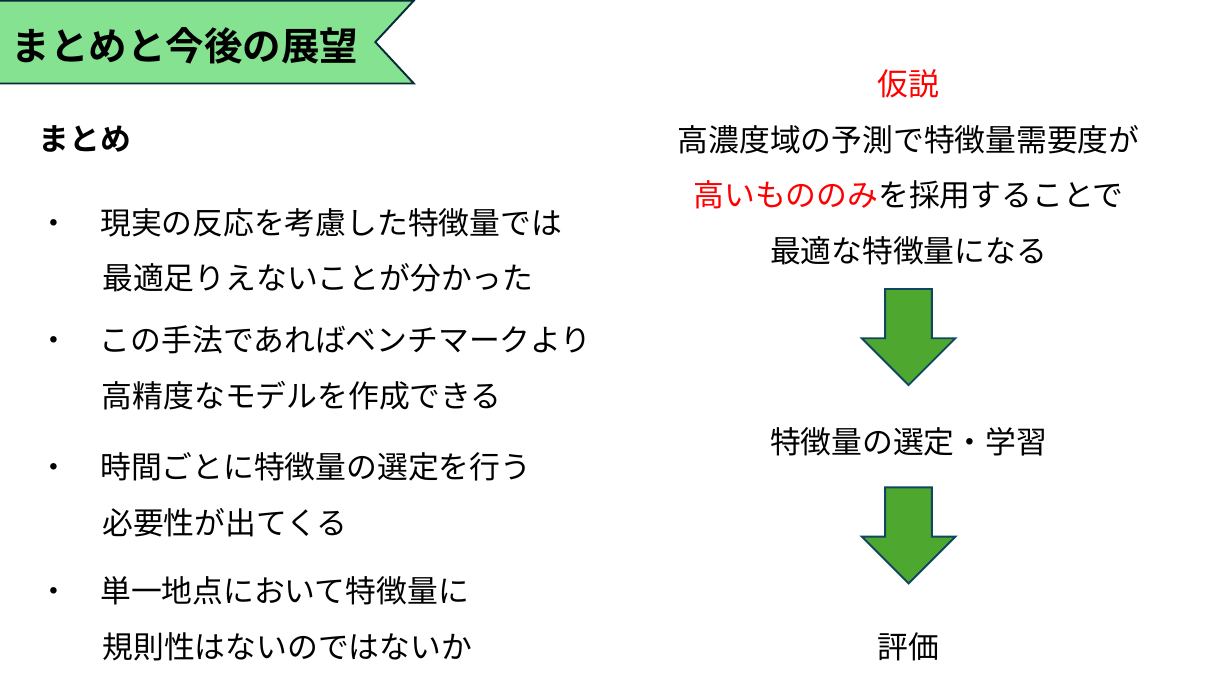
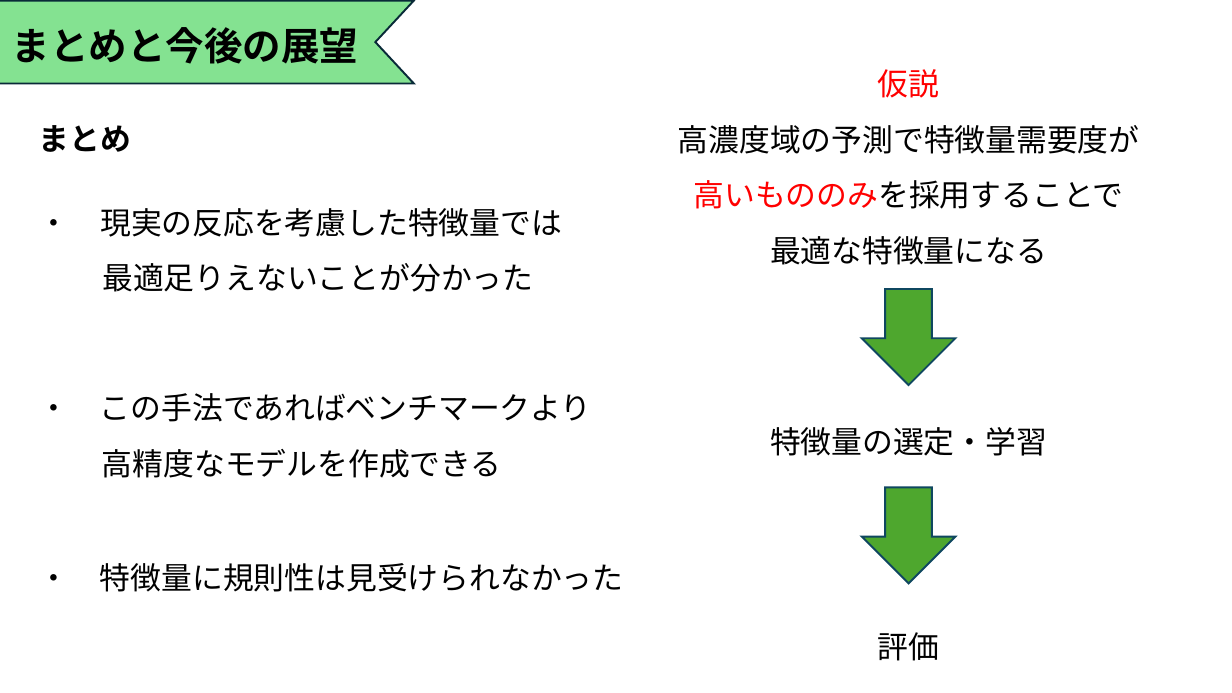
Before and after one commit to Tatsuki0623/lab, a slide deck: slide 14 of out_data/21T7-008.pptx. Drawn at 1232x693 pixels with LibreOffice and Linux fonts; fonts in the diff are those of the drawing. Boxes give left, top, right and bottom in pixels: in the first picture for what was removed or moved away, otherwise in the second. Text is boxed around its words. In the diff, an @@ line names an element or a change of style, - is before the commit and + after.

```diff
--- a/out_data/21T7-008.pptx
+++ b/out_data/21T7-008.pptx
@@ text "・ この手法であればベンチマークより 高精度なモデルを作成できる": place and size @@
-text "・ この手法であればベンチマークより 高精度なモデルを作成できる" at (38,325,592,410)
+text "・ この手法であればベンチマークより 高精度なモデルを作成できる" at (38,393,592,478)
@@ text removed at (39,452,531,537) @@
-・ 時間ごとに特徴量の選定を行う
-必要性が出てくる
@@ text "・ 特徴量に規則性は見受けられなかった" at (38,563,624,592): vertical alignment middle to top @@
@@ text at (38,563,624,592): text changed @@
-・ 単一地点において特徴量に
-規則性はないのではないか
+・ 特徴量に規則性は見受けられなかった
```
Also in this commit, not shown: 12 other slides changed, 2 other files.
